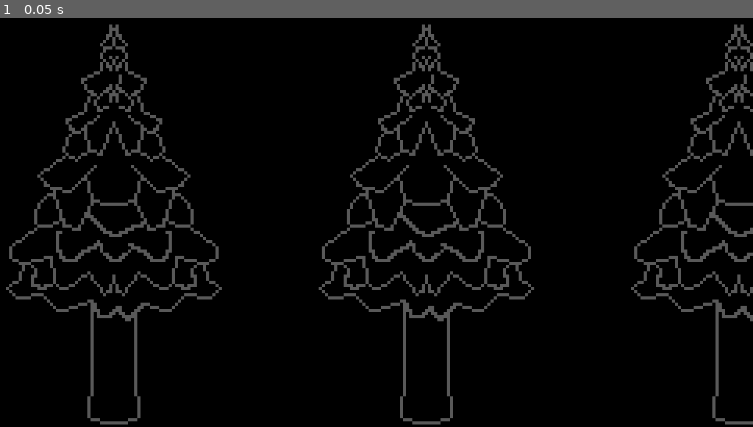
Above: before the commit, frame 1.
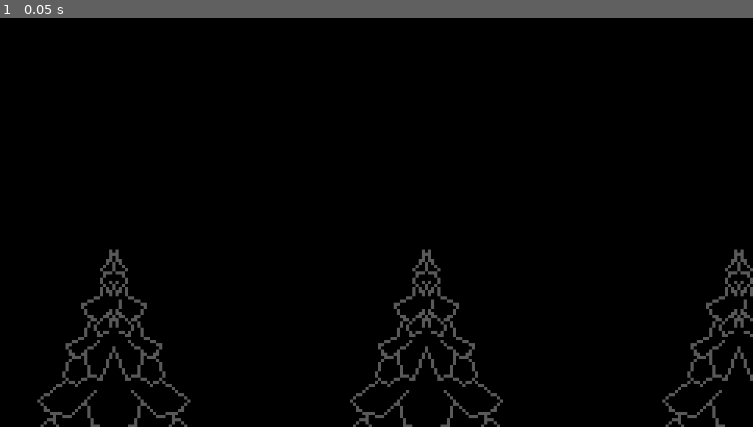
Above: after the commit, the same moment.

Repository: mugrilo18/Brackeys-Game-Jam-2026.1
Game: Godot game, scene res://Game Components/Stages/Instances/Scene2 - Anger.tscn
Same seed, same stepped clock (60 frames per second), same inputs: the game is played once before the commit and once after it. This scene is started directly instead of the project's main scene. Sound files missing from this copy of the repository are replaced by a short silence.
Inputs:
- Up to frame 1 (0.05 s): no input

The runs differ from the first frame. In frame 1, 10% of the frame differs, in the area x 0-100%, y 1-100%.
Error in both runs: Invalid assignment of property or key 'visible' with value of type 'bool' on a base object of type 'Nil'. (res://Scripts/Components/Stages/Instances/Scene2)

Commit message:
Making a camera for each stage

Diff:
--- a/Game Components/Stages/Instances/Scene1 - Denial.tscn
+++ b/Game Components/Stages/Instances/Scene1 - Denial.tscn
@@ -18,6 +18,11 @@
 
 [node name="Denial" type="Node2D" unique_id=1567375503]
 script = ExtResource("1_eah62")
+
+[node name="Camera2D" type="Camera2D" parent="." unique_id=1490945034]
+limit_left = 0
+limit_right = 6400
+limit_bottom = 765
 
 [node name="Trees" type="TextureRect" parent="." unique_id=695917054]
 modulate = Color(1, 1, 1, 0.34901962)
--- a/Game Components/Stages/Instances/Scene2 - Anger.tscn
+++ b/Game Components/Stages/Instances/Scene2 - Anger.tscn
@@ -13,6 +13,11 @@
 
 [node name="Anger" type="Node2D" unique_id=1988207926]
 script = ExtResource("1_s2bgv")
+
+[node name="Camera2D" type="Camera2D" parent="." unique_id=1896039844]
+limit_left = 0
+limit_right = 6400
+limit_bottom = 765
 
 [node name="Trees" type="TextureRect" parent="." unique_id=334927814]
 modulate = Color(1, 1, 1, 0.34901962)
--- a/Game Components/Stages/Instances/Scene3 - Anger.tscn
+++ b/Game Components/Stages/Instances/Scene3 - Anger.tscn
@@ -13,6 +13,11 @@
 
 [node name="Anger" type="Node2D" unique_id=1988207926]
 script = ExtResource("1_0p532")
+
+[node name="Camera2D" type="Camera2D" parent="." unique_id=1376005633]
+limit_left = 0
+limit_right = 6400
+limit_bottom = 765
 
 [node name="Trees" type="TextureRect" parent="." unique_id=1184951966]
 modulate = Color(1, 1, 1, 0.34901962)
--- a/Game Components/Stages/Instances/Scene4 - Bargain.tscn
+++ b/Game Components/Stages/Instances/Scene4 - Bargain.tscn
@@ -13,6 +13,11 @@
 
 [node name="Bargain" type="Node2D" unique_id=1988207926]
 script = ExtResource("1_v4xko")
+
+[node name="Camera2D" type="Camera2D" parent="." unique_id=163211579]
+limit_left = 0
+limit_right = 6400
+limit_bottom = 765
 
 [node name="Trees" type="TextureRect" parent="." unique_id=1368016021]
 modulate = Color(1, 1, 1, 0.34901962)
--- a/Game Components/Stages/Instances/Scene5 - Depression.tscn
+++ b/Game Components/Stages/Instances/Scene5 - Depression.tscn
@@ -12,6 +12,11 @@
 
 [node name="Depression" type="Node2D" unique_id=1988207926]
 script = ExtResource("1_sh4we")
+
+[node name="Camera2D" type="Camera2D" parent="." unique_id=155767309]
+limit_left = 0
+limit_right = 6400
+limit_bottom = 765
 
 [node name="Ground" type="TextureRect" parent="." unique_id=569518745]
 custom_minimum_size = Vector2(640, 8)
--- a/Game Components/Stages/Instances/Scene6 - Acceptance.tscn
+++ b/Game Components/Stages/Instances/Scene6 - Acceptance.tscn
@@ -13,6 +13,11 @@
 
 [node name="Acceptance" type="Node2D" unique_id=1988207926]
 script = ExtResource("1_punne")
+
+[node name="Camera2D" type="Camera2D" parent="." unique_id=81209587]
+limit_left = 0
+limit_right = 6400
+limit_bottom = 765
 
 [node name="Trees" type="TextureRect" parent="." unique_id=1681680625]
 modulate = Color(1, 1, 1, 0.34901962)
--- a/Game Components/Stages/stageTemplate.tscn
+++ b/Game Components/Stages/stageTemplate.tscn
@@ -16,6 +16,11 @@
 
 [node name="Stage" type="Node2D" unique_id=1567375503]
 script = ExtResource("1_w1v2m")
+
+[node name="Camera2D" type="Camera2D" parent="." unique_id=199217722]
+limit_left = 0
+limit_right = 6400
+limit_bottom = 765
 
 [node name="StaticBody2D" type="StaticBody2D" parent="." unique_id=1395649167]
 position = Vector2(4, 637)
--- a/Game Components/player.tscn
+++ b/Game Components/player.tscn
@@ -209,11 +209,6 @@
 [node name="AnimationEventTimer" type="Timer" parent="." unique_id=255890880]
 one_shot = true
 
-[node name="Camera2D" type="Camera2D" parent="." unique_id=1360335978]
-limit_left = 0
-limit_right = 6400
-limit_bottom = 765
-
 [connection signal="area_entered" from="InteractArea" to="." method="_on_interact_area_area_entered"]
 [connection signal="area_exited" from="InteractArea" to="." method="_on_interact_area_area_exited"]
 [connection signal="timeout" from="AnimationEventTimer" to="." method="_on_animation_event_timer_timeout"]
--- a/Scripts/Components/Stages/stage.gd
+++ b/Scripts/Components/Stages/stage.gd
@@ -1,6 +1,14 @@
 extends Node2D
 
 class_name Stage
+
+@onready var camera = $Camera2D
+
+var playerRef:Player
+
+func _process(delta: float) -> void:
+	if playerRef != null:
+		camera.global_position = playerRef.global_position
 
 func GetPlayerPos() -> Vector2:
 	if has_node("PlayerSpawner"):
@@ -11,3 +19,6 @@
 func GetPlayerSpawnerPos() -> Vector2:
 	var spawner:Marker2D = get_node("PlayerSpawner")
 	return spawner.global_position
+
+func getPlayer(player:Player):
+	playerRef = player
--- a/Scripts/Scenes/main.gd
+++ b/Scripts/Scenes/main.gd
@@ -31,6 +31,7 @@
 
 	curStage = stageInstance
 	curStage.z_index = -1
+	curStage.getPlayer(player)
 
 	setPlayerPosition()
 
Not shown: 1 places in Game Components/Stages/Instances/Scene1 - Denial.tscn that only renumber resources
